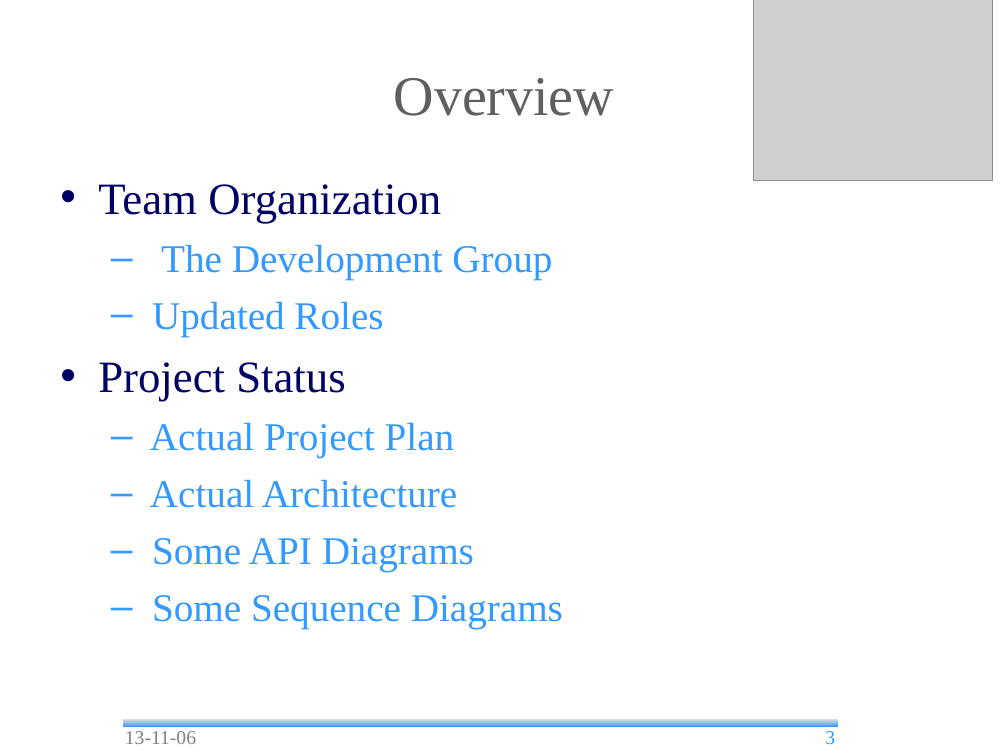
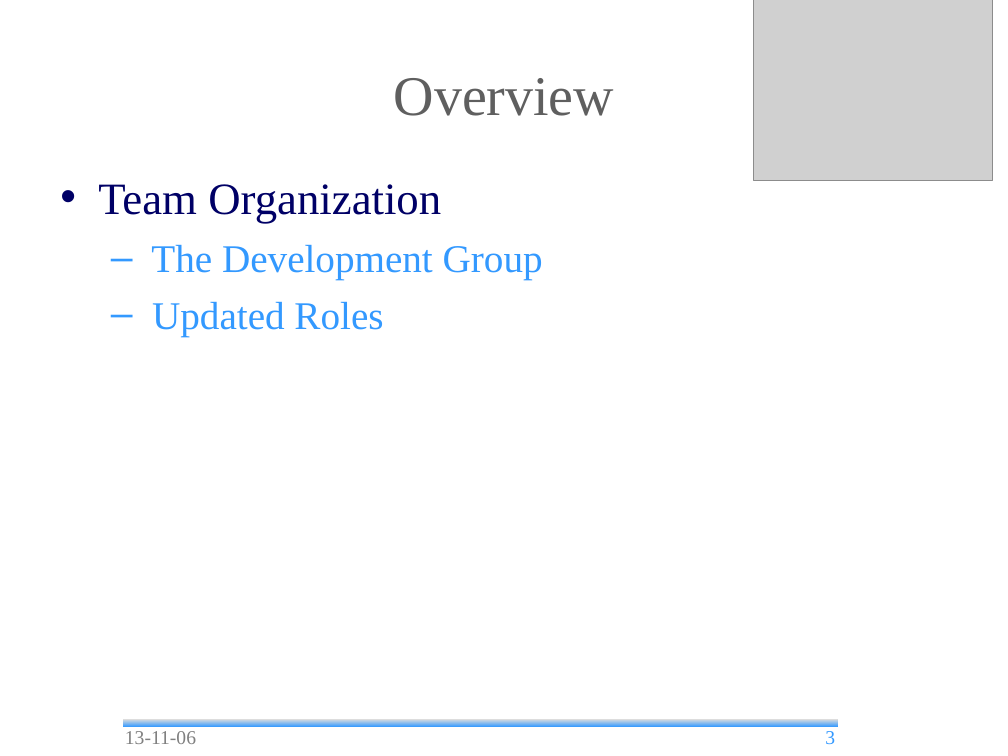
Before and after one commit to andrea-bottoli/DSD, a slide deck: slide 3 of Documentation/Presentation/13_45/Status_Report.odp. Drawn at 1008x756 pixels with LibreOffice and Linux fonts; fonts in the diff are those of the drawing; grey boxes stand for pictures; background and template pictures are left out. Boxes give left, top, right and bottom in pixels: in the first picture for what was removed or moved away, otherwise in the second. Text is boxed around its words. In the diff, an @@ line names an element or a change of style, - is before the commit and + after.

Commit message:
Status Report and Requirements

```diff
--- a/Documentation/Presentation/13_45/Status_Report.odp
+++ b/Documentation/Presentation/13_45/Status_Report.odp
@@ text at (x1=98, y1=362, x2=563, y2=628): paragraphs removed @@
-• Project Status
-  – Actual Project Plan
-  – Actual Architecture
-  – Some API Diagrams
-  – Some Sequence Diagrams
```
Also in this commit, not shown: 7 other slides changed, 4 slides added, 1 slide removed, 3 other files.
